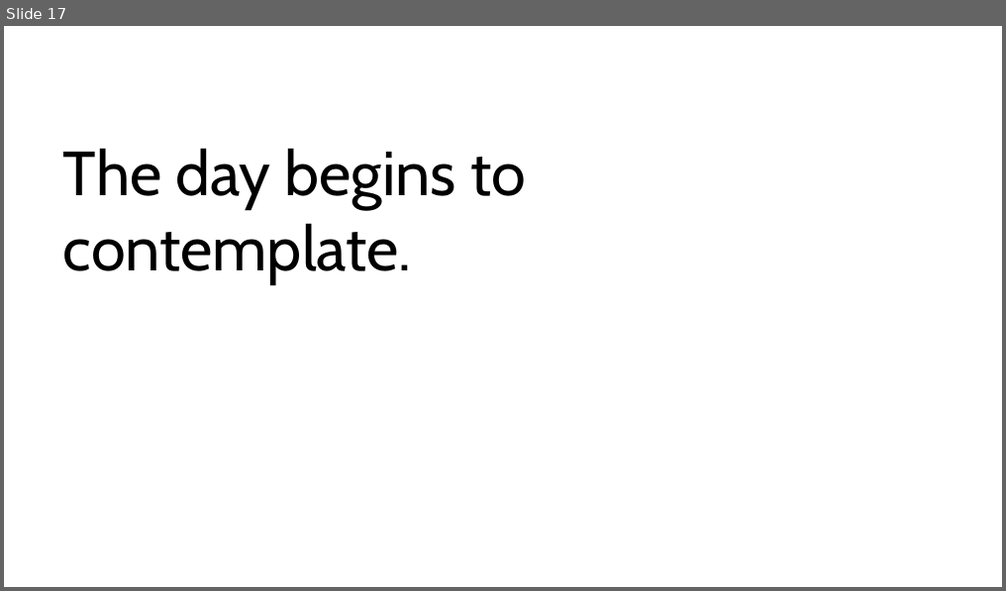
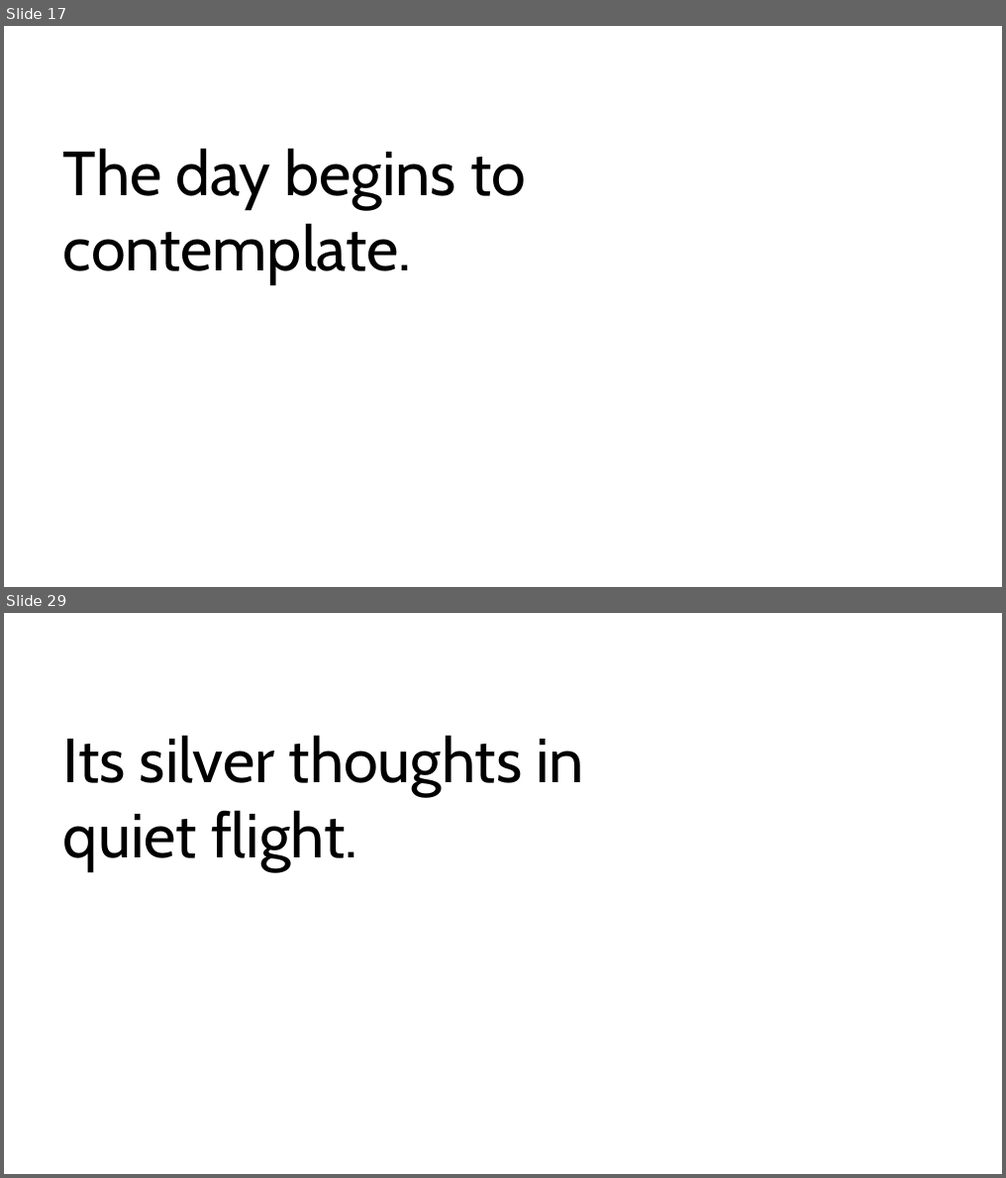
Before and after one commit to aadennis/VbaSandbox, a slide deck: PowerPointVba/PowerPointVba.pptm. Shown one above the other, each under a label of ours: slide 17 before the commit, slides 17 and 29 after it; the slides between them are not shown. The pictures are 1006x591 and 1006x1178 pixels, drawn with LibreOffice and Linux fonts; fonts in the diff are those of the drawing. Boxes give left, top, right and bottom in pixels: in the first picture for what was removed or moved away, otherwise in the second. Text is boxed around its words. In the diff, an @@ line names an element or a change of style, - is before the commit and + after.

```diff
--- a/PowerPointVba/PowerPointVba.pptm
+++ b/PowerPointVba/PowerPointVba.pptm
@@ slide 29 added at box(4, 613, 1002, 1174), background #FFFFFF @@
@@ text added at box(63, 735, 584, 872), 60 pt, text #000000 @@
+Its silver thoughts in quiet flight.
```
Also in this commit, not shown: 23 other slides added.
